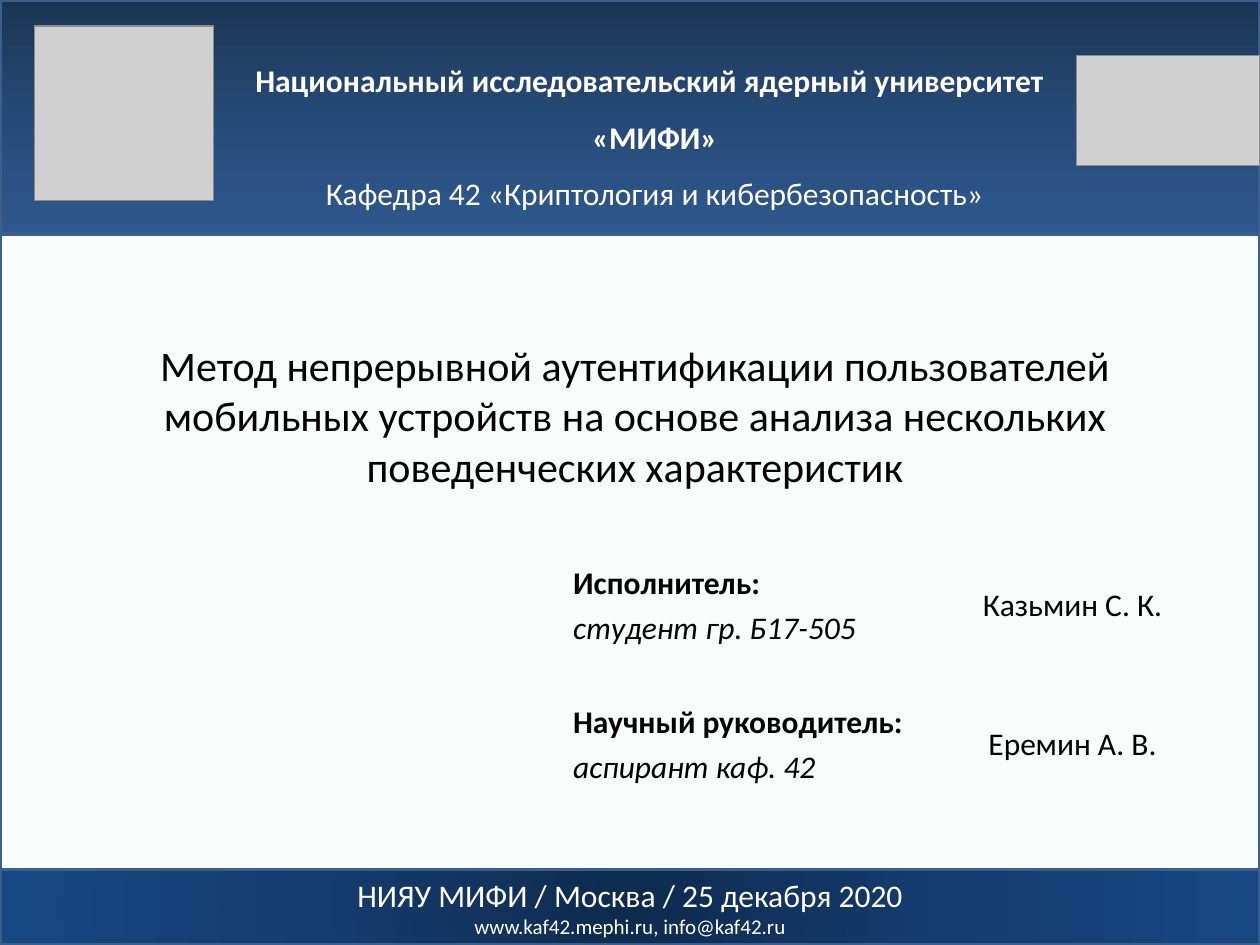
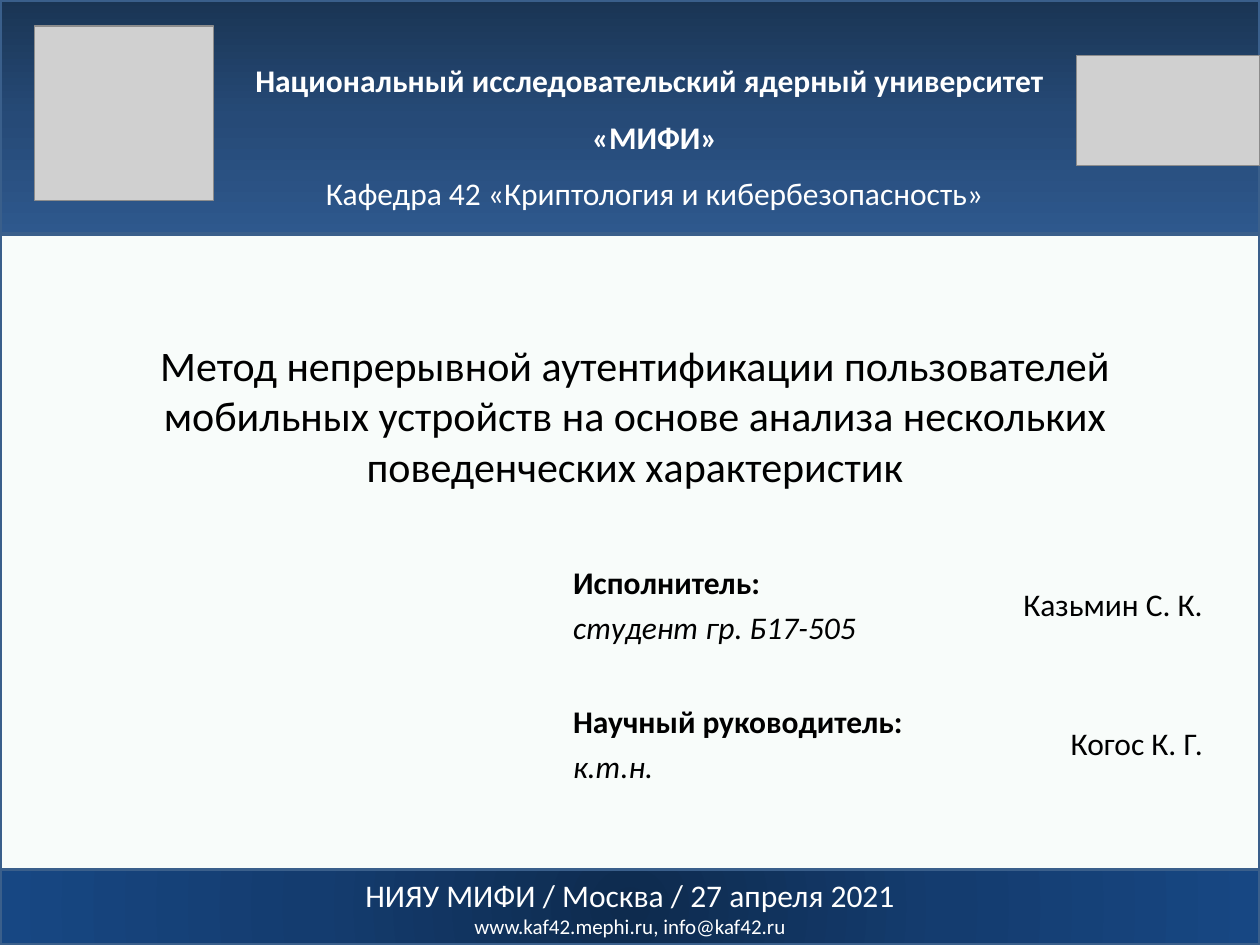
Before and after one commit to yerseg/bachelor_thesis, a slide deck: slide 1 of thesis_presentation.pptx. Drawn at 1260x945 pixels with LibreOffice and Linux fonts; fonts in the diff are those of the drawing; grey boxes stand for pictures. Boxes give left, top, right and bottom in pixels: in the first picture for what was removed or moved away, otherwise in the second. Text is boxed around its words. In the diff, an @@ line names an element or a change of style, - is before the commit and + after.

```diff
--- a/thesis_presentation.pptx
+++ b/thesis_presentation.pptx
@@ rectangle: place and size @@
-rectangle at <box>0,234,1260,890</box>
+rectangle at <box>0,234,1260,869</box>
@@ table at <box>561,558,1216,794</box> @@
-row 2, column 1: Научный руководитель: / аспирант каф. 42
+row 2, column 1: Научный руководитель: / к.т.н.
-row 2, column 2: Еремин А. В.
+row 2, column 2: Когос К. Г.
@@ alignment centre to right @@
@@ text in rectangle at <box>365,886,895,912</box>: text changed @@
-НИЯУ МИФИ / Москва / 25 декабря 2020
+НИЯУ МИФИ / Москва / 27 апреля 2021
```
Also in this commit, not shown: 8 other slides changed, 2 slides added, 4 slides removed.
